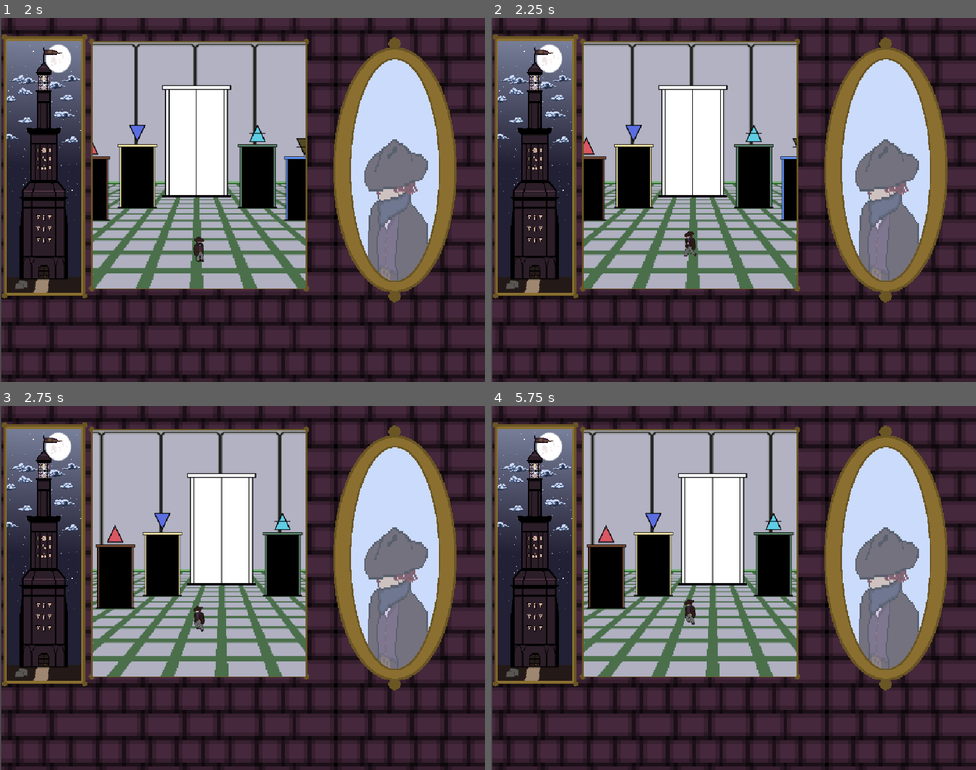
Above: before the commit, frames 1-4 (two rows, left to right).
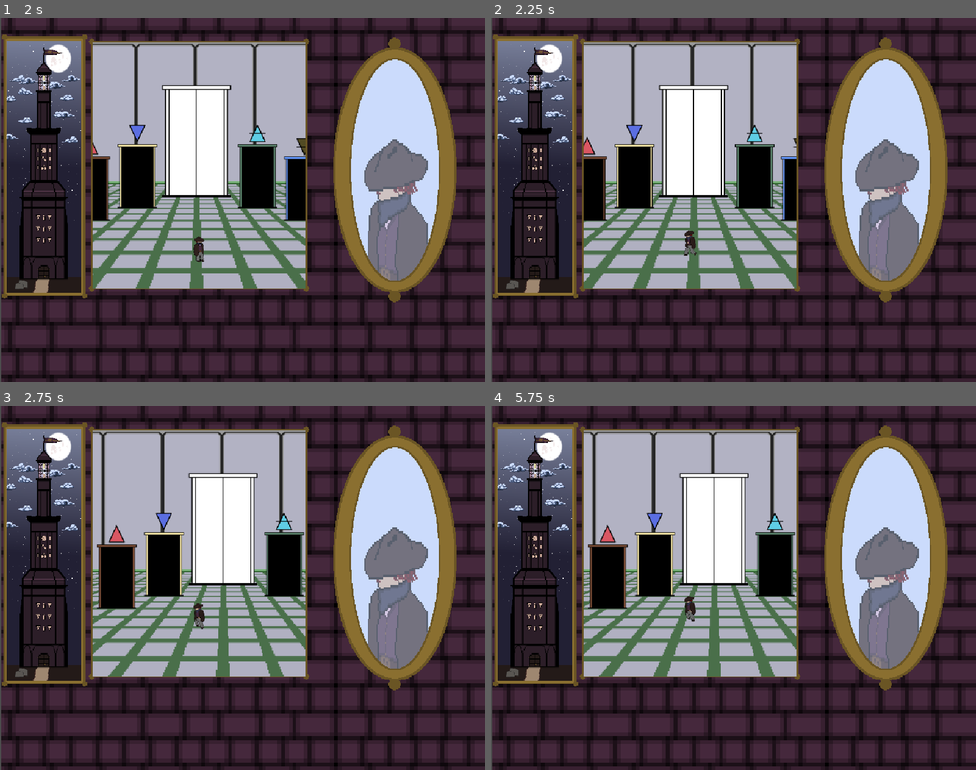
Above: after the commit, the same moments.

Repository: mccajd/Quintessential
Game: Godot game, scene res://Scenes/main_menu.tscn
Two runs of this game, one before a commit and one after it. Both use one fixed random seed, a clock stepped at 60 frames per second and the inputs below.
Inputs (mouse positions are in pixels of both pictures, inside the frame that each line leads up to):
- Up to frame 1 (2 s): click (441, 178) at 0.5 s; move the mouse to (349, 181) at 1.27 s; press the mouse at (349, 181) at 1.28 s
- Up to frame 2 (2.25 s): tap Enter at 2 s; move the mouse to (636, 218) at 2.02 s; release the mouse at (636, 218) at 2.03 s; click (636, 218) at 2.1 s
- Up to frame 3 (2.75 s): no input
- Up to frame 4 (5.75 s): move the mouse to (782, 507) at 2.77 s; press the mouse at (782, 507) at 2.78 s; move the mouse to (709, 660) at 3.52 s; release the mouse at (709, 660) at 3.53 s; click (709, 660) at 3.6 s; tap Space at 4.25 s; move the mouse to (879, 642) at 4.27 s; press the mouse at (879, 642) at 4.28 s; tap Enter at 5 s; move the mouse to (588, 533) at 5.02 s; release the mouse at (588, 533) at 5.03 s; click (588, 533) at 5.1 s

Frame 1 is identical in both runs. In frame 2, 2.3% of the frame differs, in the area x 19-63%, y 7-75%; in frame 3, 3.8%; in frame 4, 3.8%.

Commit message:
fix: player stutter when moving to new selection

Diff:
--- a/Scripts/player.gd
+++ b/Scripts/player.gd
@@ -41,13 +41,14 @@
 	set_solid_tiles()
 
 func _physics_process(_delta):
+	print(position, " | ", position - Vector2(8,8))
 	if rooms_changing:
 		$AnimatedSprite2D.play("limp")
 		position.y -= 1
 		return
 
 	if !path.is_empty():
-		velocity = speed*direction_to_point(position-Vector2(8,8), path[0])
+		velocity = speed*direction_to_point(position, path[0])#-Vector2(8,8)
 		$AnimatedSprite2D.play("limp")
 	else:
 		velocity = Vector2.ZERO
@@ -96,15 +97,14 @@
 
 	if event.is_action_pressed("select"):
 		target_tile = get_global_mouse_position()
-		start_tile  = position-Vector2(8,8)
+		start_tile  = position#-Vector2(8,8)
 
 		$AnimatedSprite2D.flip_h = target_tile.x < start_tile.x
 
 		path = pathfinder(start_tile, target_tile)
+		path.remove_at(0) #remove the first point since this is the point we are already standing at
 
 func pathfinder(start:Vector2i, end:Vector2i)->PackedVector2Array:
-	var base_path = Vector2i.ZERO
-
 	if astar_grid.is_point_solid(target_tile):
 		end = find_valid_dest(end)
 
